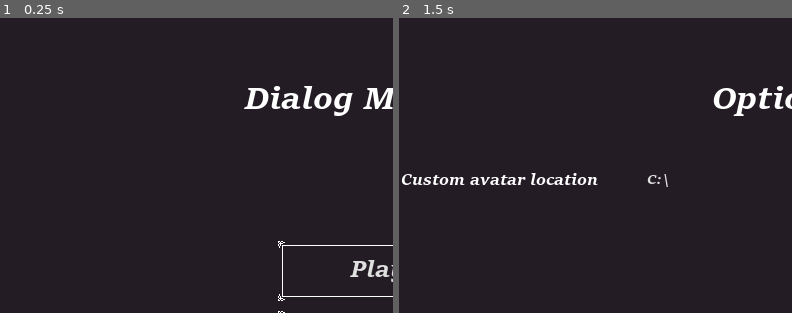
Above: before the commit, frames 1-2 (left to right).
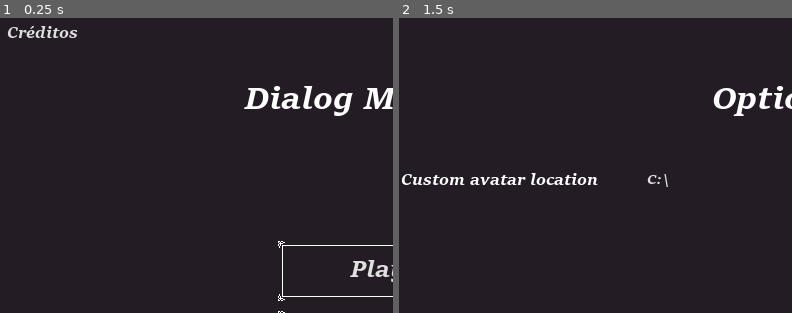
Above: after the commit, the same moments.

Repository: marcelloc97/dialog-manager
Game: Godot game, scene res://src/scenes/main_menu/MainMenu.tscn
The game is run twice, just before and just after one commit, with the same random seed, the same clock (stepped at 60 frames per second) and the same inputs. The engine's default icon, where the game draws it, is replaced by a stand-in: a white triangle on a blue panel in a dark square.
Inputs (mouse positions are % of the whole screen's width and height, from its top left):
- Up to frame 1 (0.25 s): no input
- Up to frame 2 (1.5 s): click (98, 2) at 0.5 s; click (7, 3) at 1.25 s, where only the run after the commit has a clickable "Créditos"
The pictures show only the part of the screen within x 2-52%, y 1-51%; the shares and areas given below are measured in that part.

The runs differ from the first frame. In frame 1, 0.3% of the frame differs, in the area x 2-20%, y 2-7%; in frame 2, nothing differs.

Commit message:
chore: app improvements

Diff:
--- a/project.godot
+++ b/project.godot
@@ -28,6 +28,7 @@
 
 SceneLoader="*res://src/scripts/singletons/SceneLoader.gd"
 Constants="*res://src/scripts/singletons/Constants.gd"
+ProgramManager="*res://src/scripts/singletons/ProgramManager.gd"
 
 [display]
 
--- a/src/objects/ui/buttons/CharacterButton.tscn
+++ b/src/objects/ui/buttons/CharacterButton.tscn
@@ -17,6 +17,7 @@
 margin_bottom = 64.0
 rect_min_size = Vector2( 128, 128 )
 mouse_default_cursor_shape = 2
+action_mode = 0
 texture_normal = ExtResource( 3 )
 expand = true
 script = ExtResource( 2 )
--- a/src/objects/ui/buttons/CustomCharacterButton.tscn
+++ b/src/objects/ui/buttons/CustomCharacterButton.tscn
@@ -4,6 +4,6 @@
 [ext_resource path="res://icon.png" type="Texture" id=2]
 
 [node name="CharacterButton" instance=ExtResource( 1 )]
-id = 100
+id = -1
 texture = ExtResource( 2 )
 char_name = "Custom"
--- a/src/objects/ui/buttons/PortraitUI.gd
+++ b/src/objects/ui/buttons/PortraitUI.gd
@@ -1,4 +1,6 @@
 extends Button
+
+signal texture_changed()
 
 export(bool) var clickable = false
 
@@ -8,13 +10,16 @@
 func _ready():
 	if !clickable:
 		mouse_filter = Control.MOUSE_FILTER_IGNORE
+		disabled = true
 	else:
 		mouse_filter = Control.MOUSE_FILTER_STOP
 
 
 func set_texture_by_id(id: int):
-	if id != -1:
+	if id != Constants.CHARACTERS_ID.Custom:
 		image.texture = Constants.CHARACTERS_IMAGES[id]
+		emit_signal('texture_changed')
 
 func set_texture(texture: Texture):
 	image.texture = texture
+	emit_signal('texture_changed')
--- a/src/objects/ui/buttons/PortraitUI.tscn
+++ b/src/objects/ui/buttons/PortraitUI.tscn
@@ -14,6 +14,14 @@
 
 [sub_resource type="StyleBoxEmpty" id=4]
 
+[sub_resource type="InputEventKey" id=5]
+control = true
+command = true
+scancode = 65
+
+[sub_resource type="ShortCut" id=6]
+shortcut = SubResource( 5 )
+
 [node name="Portrait" type="Button"]
 margin_right = 64.0
 margin_bottom = 64.0
@@ -24,6 +32,7 @@
 custom_styles/focus = SubResource( 1 )
 custom_styles/disabled = SubResource( 1 )
 custom_styles/normal = SubResource( 4 )
+shortcut = SubResource( 6 )
 script = ExtResource( 3 )
 
 [node name="Border" type="Panel" parent="."]
--- a/src/objects/ui/misc/DialogBox.gd
+++ b/src/objects/ui/misc/DialogBox.gd
@@ -30,11 +30,9 @@
 			message_label.percent_visible = 1
 
 
-func set_text(char_name: String, text: String):
+func set_text(text: String):
 	message_label.percent_visible = 0
 	message_label.bbcode_text = text#"[center]%s[/center]" % text
-
-	char_name_label.text = char_name
 
 #	if not _is_active:
 #		_open_dialog()
@@ -42,6 +40,9 @@
 #		_is_active = true
 
 	_animate_label()
+
+func set_char_name(char_name: String):
+	char_name_label.text = char_name
 
 func clear_and_close():
 	message_label.bbcode_text = ''
--- a/src/objects/ui/windows/CharacterWindow.gd
+++ b/src/objects/ui/windows/CharacterWindow.gd
@@ -1,31 +1,70 @@
 extends WindowDialog
+#warnings-disable
 
 export(PackedScene) var character_button
+export(NodePath) var portrait_path
+export(NodePath) var dialog_box_path
+export(NodePath) var file_window_path
+
 export(int) var selected_character_id = 0
 
 onready var grid := $"%GridContainer"
+onready var portrait := get_node(portrait_path)
+onready var dialog_box := get_node(dialog_box_path)
+onready var file_window := get_node(file_window_path)
 
 
 func _on_CharacterButton_selected(id: int):
-	if id != -1:
+	if id != Constants.CHARACTERS_ID.Custom:
 		selected_character_id = id
+		portrait.set_texture_by_id(id)
+
 		visible = false
+	else:
+		file_window.popup()
+
+func _on_files_dropped(files: PoolStringArray, _screen: int):
+	var current_file: String = files[0]
+
+	if visible && (current_file.ends_with('.png') or current_file.ends_with('.jpeg') or current_file.ends_with('.jpg')):
+		var file := Image.new()
+		var texture := ImageTexture.new()
+		var error = file.load(current_file)
+
+		if error == OK:
+			selected_character_id = Constants.CHARACTERS_ID.Custom
+
+			texture.create_from_image(file)
+			portrait.set_texture(texture)
+			dialog_box.set_char_name('Custom')
+
+			visible = false
+
+func _on_file_window_done():
+	dialog_box.set_char_name('Custom')
+	visible = false
 
 
 func _ready():
+	# TODO: create a slot for last selected custom avatar
+
 	var custom_char = preload("res://src/objects/ui/buttons/CustomCharacterButton.tscn").instance()
 	custom_char.connect("selected", self, "_on_CharacterButton_selected")
 
+	get_tree().connect("files_dropped", self, '_on_files_dropped')
+	file_window.connect('done', self, '_on_file_window_done')
+
 	for id in Constants.CHARACTERS_ID.values():
-		var character = character_button.instance()
+		if id != Constants.CHARACTERS_ID.Custom:
+			var character = character_button.instance()
 
-		if character is CharacterButton:
-			character.id = id
-			character.texture = Constants.CHARACTERS[id].texture
-			character.char_name = Constants.CHARACTERS[id].name
+			if character is CharacterButton:
+				character.id = id
+				character.texture = Constants.CHARACTERS[id].texture
+				character.char_name = Constants.CHARACTERS[id].name
 
-			character.connect("selected", self, "_on_CharacterButton_selected")
+				character.connect("selected", self, "_on_CharacterButton_selected")
 
-		grid.add_child(character)
+			grid.add_child(character)
 
 	grid.add_child(custom_char)
--- a/src/objects/ui/windows/CharacterWindow.tscn
+++ b/src/objects/ui/windows/CharacterWindow.tscn
@@ -24,7 +24,6 @@
 bg_color = Color( 0.180392, 0.133333, 0.184314, 1 )
 
 [node name="CharacterWindow" type="WindowDialog"]
-visible = true
 margin_right = 544.0
 margin_bottom = 282.0
 custom_fonts/title_font = SubResource( 1 )
--- /dev/null
+++ b/src/objects/ui/windows/ImageFileWindow.gd
@@ -0,0 +1,20 @@
+extends FileDialog
+
+signal done()
+
+export(NodePath) var portrait_path
+
+onready var portrait = get_node(portrait_path)
+
+
+func _on_file_selected(path):
+	var file := Image.new()
+	var texture := ImageTexture.new()
+	var error = file.load(path)
+
+	if error == OK:
+		texture.create_from_image(file)
+		portrait.set_texture(texture)
+
+		visible = false
+		emit_signal('done')
--- /dev/null
+++ b/src/objects/ui/windows/ImageFileWindow.tscn
@@ -0,0 +1,23 @@
+[gd_scene load_steps=2 format=2]
+
+[ext_resource path="res://src/objects/ui/windows/ImageFileWindow.gd" type="Script" id=1]
+
+[node name="FileDialog" type="FileDialog"]
+unique_name_in_owner = true
+anchor_left = 0.5
+anchor_top = 0.5
+anchor_right = 0.5
+anchor_bottom = 0.5
+margin_left = -399.0
+margin_top = -290.0
+margin_right = 399.0
+margin_bottom = 290.0
+mouse_filter = 2
+popup_exclusive = true
+window_title = "Open a File"
+mode = 0
+access = 2
+filters = PoolStringArray( "*.png", "*.jpeg", "*.jpg" )
+script = ExtResource( 1 )
+
+[connection signal="file_selected" from="." to="." method="_on_file_selected"]
--- a/src/scenes/Edit.gd
+++ b/src/scenes/Edit.gd
@@ -9,8 +9,6 @@
 onready var portrait := $"%Portrait"
 
 onready var file_dialog := $"%FileDialog"
-
-onready var credits_container := $Credits
 
 
 func _on_resized():
@@ -24,12 +22,13 @@
 	var char_id = char_select_window.selected_character_id
 	var char_name := ""
 
-	if char_id == 100:
+	if char_id == Constants.CHARACTERS_ID.Custom:
 		char_name = "Custom"
 	else:
 		char_name = Constants.CHARACTERS[char_id].name
 
-	dialog_box.set_text(char_name, dialog_text)
+	dialog_box.set_char_name(char_name)
+	dialog_box.set_text(dialog_text)
 
 func _on_Clear_pressed() -> void:
 	dialog_box.clear_and_close()
@@ -38,50 +37,30 @@
 func _on_Portrait_pressed():
 	set_char_select_window_visiblity(true)
 
-func _on_Window_popup_hide():
+func _on_Portrait_texture_changed():
 	var char_id = char_select_window.selected_character_id
 	var char_name := ""
 
-	if char_id == 100:
+	if char_id == Constants.CHARACTERS_ID.Custom:
 		char_name = "Custom"
 	else:
 		char_name = Constants.CHARACTERS[char_id].name
 
+	dialog_box.set_char_name(char_name)
+
+func _on_Window_popup_hide():
 	set_char_select_window_visiblity(false)
-
-	if dialog_text.length() >= 1:
-		dialog_box.set_text(char_name, dialog_text)
-
-	if char_id != 100:
-		portrait.set_texture_by_id(char_select_window.selected_character_id)
-	else:
-		# TODO: create a slot for last selected custom avatar
-		file_dialog.popup()
-
-func _on_CreditsButton_pressed():
-	credits_container.visible = true
-
-func _on_CreditsOkButton_pressed():
-	credits_container.visible = false
 
 func _on_OptionsButton_pressed():
 	var options_scene = SceneLoader.scenes['Options'].instance()
 	get_tree().get_root().add_child(options_scene)
 
-func _on_FileDialog_file_selected(path: String):
-	var file := Image.new()
-	var texture := ImageTexture.new()
-	var error = file.load(path)
+func _on_FileDialog_popup_hide():
+	set_char_select_window_visiblity(false)
 
-	if error == OK:
-		texture.create_from_image(file)
-		portrait.set_texture(texture)
-
-		file_dialog.visible = false
 
 func _ready():
 	char_select.visible = false
-	credits_container.visible = false
 
 	for cursor in Constants.CURSORS_MAP.values():
 		Input.set_custom_mouse_cursor(cursor.texture, cursor.type)
--- a/src/scenes/Edit.tscn
+++ b/src/scenes/Edit.tscn
@@ -1,7 +1,7 @@
-[gd_scene load_steps=13 format=2]
+[gd_scene load_steps=15 format=2]
 
 [ext_resource path="res://src/themes/panels/panel_border.tres" type="StyleBox" id=1]
-[ext_resource path="res://assets/fonts/sitka-small-652.ttf" type="DynamicFontData" id=2]
+[ext_resource path="res://src/objects/ui/windows/ImageFileWindow.tscn" type="PackedScene" id=2]
 [ext_resource path="res://src/themes/fonts/TitleLabelFont.tres" type="DynamicFont" id=3]
 [ext_resource path="res://src/objects/ui/buttons/PortraitUI.tscn" type="PackedScene" id=4]
 [ext_resource path="res://src/objects/ui/windows/CharacterWindow.tscn" type="PackedScene" id=5]
@@ -10,15 +10,24 @@
 [ext_resource path="res://src/scenes/Edit.gd" type="Script" id=8]
 [ext_resource path="res://src/objects/ui/buttons/OptionsButton.tscn" type="PackedScene" id=9]
 
+[sub_resource type="InputEventKey" id=18]
+control = true
+command = true
+scancode = 83
+
+[sub_resource type="ShortCut" id=19]
+shortcut = SubResource( 18 )
+
+[sub_resource type="InputEventKey" id=20]
+control = true
+command = true
+scancode = 88
+
+[sub_resource type="ShortCut" id=21]
+shortcut = SubResource( 20 )
+
 [sub_resource type="StyleBoxFlat" id=17]
 bg_color = Color( 0.117647, 0.117647, 0.117647, 0.862745 )
-
-[sub_resource type="StyleBoxFlat" id=9]
-bg_color = Color( 0.117647, 0.117647, 0.117647, 1 )
-
-[sub_resource type="DynamicFont" id=16]
-size = 19
-font_data = ExtResource( 2 )
 
 [node name="Edit" type="Control"]
 anchor_right = 1.0
@@ -33,15 +42,6 @@
 __meta__ = {
 "_edit_lock_": true
 }
-
-[node name="CreditsButton" type="Button" parent="."]
-unique_name_in_owner = true
-margin_left = 12.0
-margin_top = 12.0
-margin_right = 117.0
-margin_bottom = 44.0
-rect_min_size = Vector2( 32, 32 )
-text = "Créditos"
 
 [node name="OptionsButton" parent="." instance=ExtResource( 9 )]
 
@@ -72,6 +72,7 @@
 margin_bottom = 65.0
 rect_min_size = Vector2( 100, 65 )
 hint_tooltip = "Permite iniciar ou continuar o diálogo com base do conteúdo acima"
+shortcut = SubResource( 19 )
 text = "Falar"
 
 [node name="Border" type="Panel" parent="Actions/Talk"]
@@ -86,6 +87,7 @@
 margin_bottom = 65.0
 rect_min_size = Vector2( 100, 65 )
 hint_tooltip = "Limpa o conteúdo e o diálogo"
+shortcut = SubResource( 21 )
 text = "Limpar"
 
 [node name="Border" type="Panel" parent="Actions/Clear"]
@@ -148,7 +150,6 @@
 
 [node name="Window" parent="CharacterSelect" instance=ExtResource( 5 )]
 unique_name_in_owner = true
-visible = false
 anchor_left = 0.5
 anchor_top = 0.5
 anchor_right = 0.5
@@ -157,67 +158,19 @@
 margin_top = -141.0
 margin_right = 272.0
 margin_bottom = 141.0
+portrait_path = NodePath("../../Dialog/Portrait")
+dialog_box_path = NodePath("../../Dialog/DialogBox")
+file_window_path = NodePath("../FileDialog")
 
-[node name="FileDialog" type="FileDialog" parent="CharacterSelect"]
-unique_name_in_owner = true
-anchor_left = 0.5
-anchor_top = 0.5
-anchor_right = 0.5
-anchor_bottom = 0.5
-margin_left = -399.0
-margin_top = -290.0
-margin_right = 399.0
-margin_bottom = 290.0
-mouse_filter = 2
-popup_exclusive = true
-window_title = "Open a File"
-mode = 0
-access = 2
-filters = PoolStringArray( "*.png", "*.jpeg", "*.jpg" )
-
-[node name="Credits" type="Control" parent="."]
-visible = false
-anchor_right = 1.0
-anchor_bottom = 1.0
-
-[node name="Panel" type="Panel" parent="Credits"]
-anchor_right = 1.0
-anchor_bottom = 1.0
-custom_styles/panel = SubResource( 9 )
-
-[node name="Credits" type="Label" parent="Credits"]
-anchor_top = 0.5
-anchor_right = 1.0
-anchor_bottom = 0.5
-margin_top = -56.0
-margin_bottom = 56.0
-custom_fonts/font = SubResource( 16 )
-text = "Artes por Anthony Souza (Padeiro Cósmico)
-Programação por Marcello Carvalhal (N0obly616)
-
-Ideia da execução do projeto por Marcello Carvalhal
-Ideia das artes por Anthony Souza"
-align = 1
-valign = 1
-
-[node name="OkButton" type="Button" parent="Credits"]
-anchor_left = 0.5
-anchor_top = 1.0
-anchor_right = 0.5
-anchor_bottom = 1.0
-margin_left = -63.0
-margin_top = -91.0
-margin_right = 63.0
-margin_bottom = -22.0
-text = "OK"
+[node name="FileDialog" parent="CharacterSelect" instance=ExtResource( 2 )]
+portrait_path = NodePath("../../Dialog/Portrait")
 
 [connection signal="resized" from="." to="." method="_on_resized"]
-[connection signal="pressed" from="CreditsButton" to="." method="_on_CreditsButton_pressed"]
 [connection signal="pressed" from="OptionsButton" to="." method="_on_OptionsButton_pressed"]
 [connection signal="text_changed" from="TextEdit" to="." method="_on_TextEdit_text_changed"]
 [connection signal="pressed" from="Actions/Talk" to="." method="_on_Talk_pressed"]
 [connection signal="pressed" from="Actions/Clear" to="." method="_on_Clear_pressed"]
 [connection signal="pressed" from="Dialog/Portrait" to="." method="_on_Portrait_pressed"]
+[connection signal="texture_changed" from="Dialog/Portrait" to="." method="_on_Portrait_texture_changed"]
 [connection signal="popup_hide" from="CharacterSelect/Window" to="." method="_on_Window_popup_hide"]
-[connection signal="file_selected" from="CharacterSelect/FileDialog" to="." method="_on_FileDialog_file_selected"]
-[connection signal="pressed" from="Credits/OkButton" to="." method="_on_CreditsOkButton_pressed"]
+[connection signal="popup_hide" from="CharacterSelect/FileDialog" to="." method="_on_FileDialog_popup_hide"]
--- a/src/scenes/main_menu/MainMenu.gd
+++ b/src/scenes/main_menu/MainMenu.gd
@@ -1,18 +1,24 @@
 extends Control
+#warnings-disable
+
+onready var credits_container := $Credits
 
 
+func _on_CreditsButton_pressed():
+	credits_container.visible = true
+
+func _on_CreditsOkButton_pressed():
+	credits_container.visible = false
+
 func _on_OptionsButton_pressed():
-	var options_scene = SceneLoader.scenes['Options'].instance()
-	get_tree().get_root().add_child(options_scene)
+	ProgramManager.set_scene_overlay('Options')
 
 func _on_PlayButton_pressed():
-	var error = get_tree().change_scene_to(SceneLoader.scenes['Play'])
-
-	if error != OK:
-		push_error("Couln't load scene Play")
+	ProgramManager.change_scene('Play')
 
 func _on_EditButton_pressed():
-	var error = get_tree().change_scene_to(SceneLoader.scenes['Edit'])
+	ProgramManager.change_scene('Edit')
 
-	if error != OK:
-		push_error("Couln't load scene Edit")
+
+func _ready():
+	credits_container.visible = false
--- a/src/scenes/main_menu/MainMenu.tscn
+++ b/src/scenes/main_menu/MainMenu.tscn
@@ -6,6 +6,7 @@
 [ext_resource path="res://src/scenes/main_menu/MainMenu.gd" type="Script" id=4]
 [ext_resource path="res://src/themes/fonts/TitleLabelFont.tres" type="DynamicFont" id=5]
 [ext_resource path="res://src/objects/ui/buttons/OptionsButton.tscn" type="PackedScene" id=6]
+[ext_resource path="res://assets/fonts/sitka-small-652.ttf" type="DynamicFontData" id=7]
 [ext_resource path="res://src/themes/DefaultTheme.tres" type="Theme" id=8]
 
 [sub_resource type="StyleBoxTexture" id=1]
@@ -18,6 +19,13 @@
 
 [sub_resource type="StyleBoxFlat" id=2]
 bg_color = Color( 0.0784314, 0.0784314, 0.0784314, 0.627451 )
+
+[sub_resource type="StyleBoxFlat" id=3]
+bg_color = Color( 0.117647, 0.117647, 0.117647, 1 )
+
+[sub_resource type="DynamicFont" id=4]
+size = 19
+font_data = ExtResource( 7 )
 
 [node name="MainMenu" type="Control"]
 anchor_right = 1.0
@@ -42,6 +50,15 @@
 text = "Dialog Manager"
 align = 1
 valign = 1
+
+[node name="CreditsButton" type="Button" parent="."]
+unique_name_in_owner = true
+margin_left = 12.0
+margin_top = 12.0
+margin_right = 117.0
+margin_bottom = 44.0
+rect_min_size = Vector2( 32, 32 )
+text = "Créditos"
 
 [node name="OptionsButton" parent="." instance=ExtResource( 6 )]
 
@@ -121,6 +138,44 @@
 dialog_text = "Really want to exit?"
 dialog_hide_on_ok = false
 
+[node name="Credits" type="Control" parent="."]
+visible = false
+anchor_right = 1.0
+anchor_bottom = 1.0
+
+[node name="Panel" type="Panel" parent="Credits"]
+anchor_right = 1.0
+anchor_bottom = 1.0
+custom_styles/panel = SubResource( 3 )
+
+[node name="Credits" type="Label" parent="Credits"]
+anchor_top = 0.5
+anchor_right = 1.0
+anchor_bottom = 0.5
+margin_top = -56.0
+margin_bottom = 56.0
+custom_fonts/font = SubResource( 4 )
+text = "Artes por Anthony Souza (Padeiro Cósmico)
+Programação por Marcello Carvalhal (N0obly616)
+
+Ideia da execução do projeto por Marcello Carvalhal
+Ideia das artes por Anthony Souza"
+align = 1
+valign = 1
+
+[node name="OkButton" type="Button" parent="Credits"]
+anchor_left = 0.5
+anchor_top = 1.0
+anchor_right = 0.5
+anchor_bottom = 1.0
+margin_left = -63.0
+margin_top = -91.0
+margin_right = 63.0
+margin_bottom = -22.0
+text = "OK"
+
+[connection signal="pressed" from="CreditsButton" to="." method="_on_CreditsButton_pressed"]
 [connection signal="pressed" from="OptionsButton" to="." method="_on_OptionsButton_pressed"]
 [connection signal="pressed" from="Buttons/PlayButton" to="." method="_on_PlayButton_pressed"]
 [connection signal="pressed" from="Buttons/EditButton" to="." method="_on_EditButton_pressed"]
+[connection signal="pressed" from="Credits/OkButton" to="." method="_on_CreditsOkButton_pressed"]
--- a/src/scripts/singletons/Constants.gd
+++ b/src/scripts/singletons/Constants.gd
@@ -10,6 +10,7 @@
 ]
 
 const CHARACTERS_ID := {
+	"Custom": -1,
 	"Blaidd": 0,
 	"Melina": 1,
 	"Malenia": 2,
--- a/src/scripts/singletons/ProgramManager.gd
+++ b/src/scripts/singletons/ProgramManager.gd
@@ -1 +1,14 @@
 extends Node
+
+func change_scene(scene_name: String) -> bool:
+	var error = get_tree().change_scene_to(SceneLoader.scenes[scene_name])
+
+	if error != OK:
+		push_error("Couln't load scene %s" % scene_name)
+		return false
+
+	return true
+
+func set_scene_overlay(scene_name: String):
+	var scene_instance = SceneLoader.scenes[scene_name].instance()
+	get_tree().get_root().add_child(scene_instance)
Not shown: 1 places in src/objects/ui/buttons/PortraitUI.tscn that only renumber resources
Not shown: 1 places in src/scenes/main_menu/MainMenu.tscn that only renumber resources
